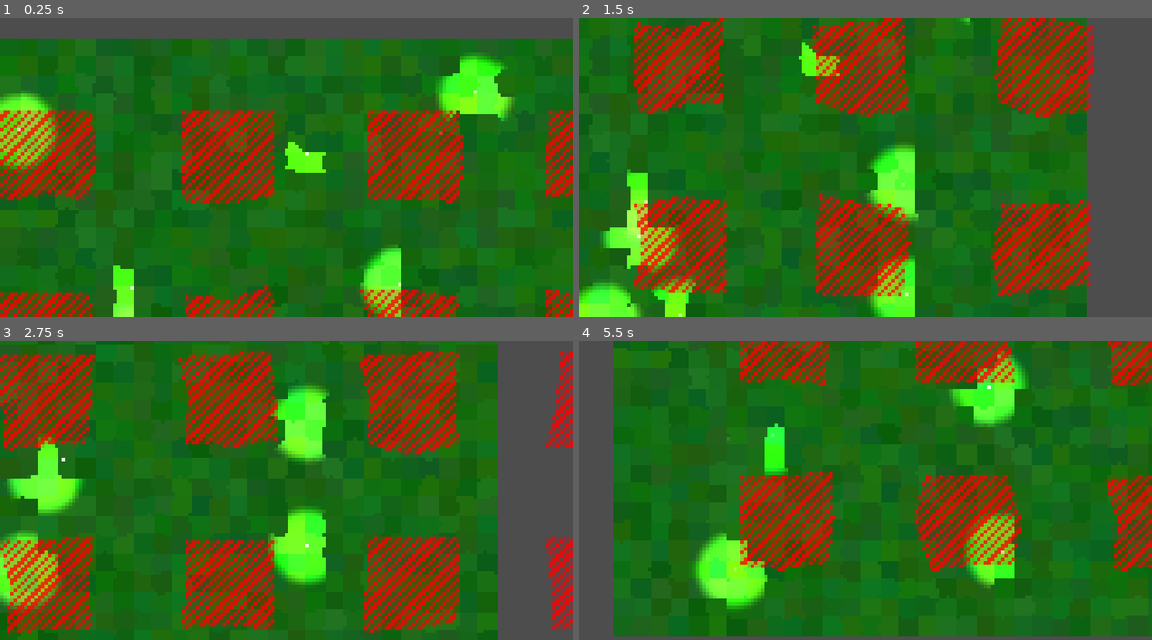
Above: before the commit, frames 1-4 (two rows, left to right).
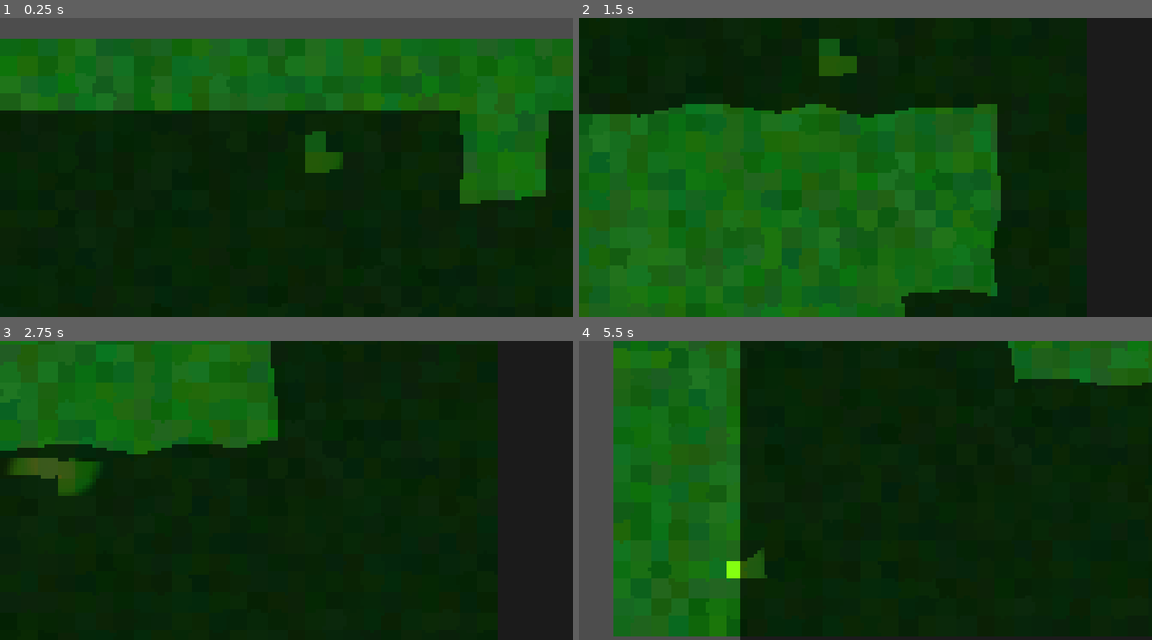
Above: after the commit, the same moments.

Repository: vincent-woelfer/dwarfs-diamonds
Game: Godot game, scene res://scenes/root.tscn
Two runs of this game, one before a commit and one after it. Both use one fixed random seed, a clock stepped at 60 frames per second and the inputs below.
Inputs (mouse positions are in pixels of both pictures, inside the frame that each line leads up to):
- Up to frame 1 (0.25 s): no input
- Up to frame 2 (1.5 s): move the mouse to (991, 152) at 0.52 s; hold Right (ui_right) 0.53-1.28 s; hold S (cam_move_down) 0.53-1.28 s; click (991, 152) at 0.67 s; move the mouse to (750, 182) at 1.27 s; hold Down (ui_down) from 1.28 s (still down); tap A (cam_move_left) at 1.35 s
- Up to frame 3 (2.75 s): move the mouse to (343, 424) at 2.02 s; release Down (ui_down) at 2.03 s; hold Right (ui_right) from 2.03 s (still down); hold D (cam_move_right) from 2.03 s (still down)
- Up to frame 4 (5.5 s): move the mouse to (836, 550) at 2.77 s; release Right (ui_right) at 2.78 s; release D (cam_move_right) at 2.78 s; hold Up (ui_up) 2.78-3.53 s; tap W (cam_move_up) at 2.85 s; click (836, 550) at 2.92 s; move the mouse to (1037, 535) at 3.52 s; hold S (cam_move_down) 3.53-4.28 s; hold Left (ui_left) 3.53-5.03 s; move the mouse to (693, 445) at 4.27 s; tap A (cam_move_left) at 4.35 s; move the mouse to (894, 490) at 5.02 s; hold Down (ui_down) from 5.03 s (still down); hold D (cam_move_right) from 5.03 s (still down); click (894, 490) at 5.17 s

The runs differ from the first frame. In frame 1, 67% of the frame differs, in the area x 0-100%, y 11-100%; in frame 2, 65%; in frame 3, 92%, in the area x 0-100%, y 0-100%; in frame 4, 71%.

Commit message:
Add darken shader for solid walls

Diff:
--- /dev/null
+++ b/assets/materials/unshaded_material.tres
@@ -0,0 +1,4 @@
+[gd_resource type="CanvasItemMaterial" format=3 uid="uid://4mg03qtfgc86"]
+
+[resource]
+light_mode = 1
--- a/scenes/root.tscn
+++ b/scenes/root.tscn
@@ -16,7 +16,7 @@
 shader_parameter/highlight_gap_color = Color(1, 0, 0, 0.2)
 shader_parameter/divisions = 128.0
 shader_parameter/stripe_bias = 1.75
-shader_parameter/speed = 0.02
+shader_parameter/speed = 0.015
 shader_parameter/angle = 0.7854
 shader_parameter/STENCIL_TEXTURE = SubResource("ViewportTexture_jh1ax")
 
--- a/shaders/StencilPostProcess.gdshader
+++ b/shaders/StencilPostProcess.gdshader
@@ -7,12 +7,43 @@
 
 uniform float divisions : hint_range(1.0, 256.0) = 128.0;
 uniform float stripe_bias : hint_range(1.0, 10.0) = 1.75;
-uniform float speed : hint_range(0.0, 10.0) = 0.02;
+uniform float speed : hint_range(0.0, 10.0) = 0.015;
 uniform float angle : hint_range(0.0, 6.283) = 0.7854; // radians
 
 uniform sampler2D SCREEN_TEXTURE : hint_screen_texture, repeat_disable;
 uniform sampler2D STENCIL_TEXTURE: repeat_disable, filter_nearest;
 
+// BLUR
+uniform float blur_radius : hint_range(0.0, 1000.0) = 1000.0;
+
+
+////////////////////////////////////////////////////////////////////////////////////////
+// Gaussian Blur Functions - ONLY GREEN CHANNEL
+float blur_horizontal(sampler2D tex, vec2 uv, float radius) {
+    float col = 0.0;
+    float w_sum = 0.0;
+
+    for (int i = -4; i <= 4; i++) {
+        float weight = exp(-float(i*i) / (2.0 * radius * radius));
+        col += texture(tex, uv + vec2(float(i*5) / float(textureSize(tex, 0).x), 0.0)).g * weight;
+        w_sum += weight;
+    }
+    return col / w_sum;
+}
+
+float blur_vertical(sampler2D tex, vec2 uv, float radius) {
+    float col = 0.0;
+    float w_sum = 0.0;
+
+    for (int i = -4; i <= 4; i++) {
+        float weight = exp(-float(i*i) / (2.0 * radius * radius));
+        col += texture(tex, uv + vec2(0.0, float(i*5) / float(textureSize(tex, 0).y))).g * weight;
+        w_sum += weight;
+    }
+    return col / w_sum;
+}
+
+////////////////////////////////////////////////////////////////////////////////////////
 void fragment() {
     // Get UV in world space
     vec2 uv = SCREEN_UV;  // UV also works
@@ -22,6 +53,12 @@
     vec4 stencil_color = texture(STENCIL_TEXTURE, uv);
 
     bool highlight = (stencil_color.r > 0.5);
+    bool is_solid = (stencil_color.g > 0.5);
+
+    // BLUR
+    float blur_h = blur_horizontal(STENCIL_TEXTURE, uv, blur_radius);
+    float blur_v = blur_vertical(STENCIL_TEXTURE, uv, blur_radius);
+    float blur_strength = (blur_h + blur_v) * 0.5;
 
     // Correct UV for aspect ratio for strip generation only
     float aspect = SCREEN_PIXEL_SIZE.x / SCREEN_PIXEL_SIZE.y;
@@ -37,4 +74,18 @@
         : mix(screen_color, highlight_gap_color, highlight_gap_color.a);
 
     COLOR = highlight ? highlight_color : screen_color;
+
+    // If solid, darken the color a bit
+    if (is_solid) {
+        // blur_strength is [0, 1], 1 meaning total green = total solid
+        // float darken_factor = mix(1.0, 0.2, blur_strength);
+        // float darken_factor = mix(0.7, 0.2, pow(blur_strength, 3.0));
+        float darken_factor = 0.35;
+        COLOR *= darken_factor;
+
+        // Border Drawing
+        // if (blur_strength <= 0.9) {
+            // COLOR.r = 1.0;
+        // }
+    }
 }
--- a/src/Cell.gd
+++ b/src/Cell.gd
@@ -11,8 +11,9 @@
 
 var type: CellType
 var grid_pos: Vector2i
+
 var is_solid: bool
-# var pos: Vector2
+var is_selected: bool = false
 
 # Visuals
 var background_poly: Polygon2D
@@ -22,15 +23,19 @@
 var occluder: LightOccluder2D
 var occluder_poly: OccluderPolygon2D
 
-static var unshaded_material: CanvasItemMaterial = CanvasItemMaterial.new()
+# Selection
+var collision_area: Area2D
+var collision_poly: CollisionPolygon2D
+
+static var unshaded_material: CanvasItemMaterial = preload("res://assets/materials/unshaded_material.tres")
 
 # Methods
-
-func _init(_grid_pos: Vector2i, _type: CellType) -> void:
+func _init(_grid_pos: Vector2i, _type: CellType, _is_solid: bool) -> void:
 	self.grid_pos = _grid_pos
 	self.type = _type
 
-	self.is_solid = randf() <= 0.3
+	# self.is_solid = randf() <= 0.3
+	self.is_solid = _is_solid
 
 
 func _ready() -> void:
@@ -42,41 +47,51 @@
 	background_poly.polygon = _get_cell_polygon(grid_pos.x, grid_pos.y)
 	background_poly.color = Colors.get_cell_color(type, is_solid)
 	background_poly.visibility_layer = (1 << 0) # Layer 1
-	# background_poly.vertex_colors = _get_cell_colors(background_poly.color)
-
 	# Change light mask if solid (no light passes through)
 	if is_solid:
 		background_poly.light_mask = 0
-
 	add_child(background_poly)
 
 	# Stencil
-	if not Engine.is_editor_hint():
-		stencil_poly = Polygon2D.new()
-		stencil_poly.polygon = _get_cell_polygon(grid_pos.x, grid_pos.y)
-		stencil_poly.color = Color8(255, 0, 0) if (grid_pos.x % 2 == 0 and grid_pos.y % 2 == 0) else Color8(0, 0, 0, 0)
-		stencil_poly.visibility_layer = (1 << 1) # Layer 2
-
-		unshaded_material.light_mode = CanvasItemMaterial.LIGHT_MODE_UNSHADED
-		stencil_poly.material = unshaded_material
-		add_child(stencil_poly)
+	stencil_poly = Polygon2D.new()
+	stencil_poly.polygon = _get_cell_polygon(grid_pos.x, grid_pos.y)
+	stencil_poly.visibility_layer = (1 << 1) # Layer 2
+	stencil_poly.material = unshaded_material
+	add_child(stencil_poly)
 
 	# Light Occluder
-	if is_solid:
-		occluder_poly = OccluderPolygon2D.new()
-		occluder_poly.polygon = background_poly.polygon
-		occluder_poly.closed = true
-		occluder_poly.cull_mode = OccluderPolygon2D.CULL_DISABLED
+	occluder_poly = OccluderPolygon2D.new()
+	occluder_poly.polygon = _get_cell_polygon(grid_pos.x, grid_pos.y)
+	occluder_poly.closed = true
+	occluder_poly.cull_mode = OccluderPolygon2D.CULL_DISABLED
 
-		occluder = LightOccluder2D.new()
-		occluder.occluder = occluder_poly
-		add_child(occluder)
+	occluder = LightOccluder2D.new()
+	occluder.occluder = occluder_poly
+	add_child(occluder)
 
-	#####
-	# if randf() <= 0.5:
-		# var mat: Material = background_poly.material
-		# # if mat is ShaderMaterial:
-			# (mat as ShaderMaterial).set_shader_parameter("highlight", true)
+	# Collision (for selection)
+	collision_poly = CollisionPolygon2D.new()
+	collision_poly.polygon = _get_cell_polygon(grid_pos.x, grid_pos.y)
+	collision_area = Area2D.new()
+	collision_area.add_child(collision_poly)
+	add_child(collision_area)
+
+	_process(0.0)
+
+
+func _process(delta: float) -> void:
+	occluder.visible = is_solid
+
+	# Update stencil color (for selection)
+	if Engine.is_editor_hint():
+		stencil_poly.color.r = 0.0
+		stencil_poly.color.g = 0.0
+
+	else:
+		stencil_poly.color.r = 1.0 if is_selected else 0.0
+
+		# Update solid stencil
+		stencil_poly.color.g = 1.0 if is_solid else 0.0
 
 
 func _get_cell_colors(color: Color) -> PackedColorArray:
--- a/src/Level.gd
+++ b/src/Level.gd
@@ -32,9 +32,29 @@
 	# var path: Path = Path.new()
 	# add_child(path)
 
+# 	_randomize_selection()
+
+# func _randomize_selection() -> void:
+# 	for cell in get_children():
+# 		if cell is Cell:
+# 			var c := cell as Cell
+# 			c.is_selected = randf() < 0.2
+
+# 	await Util.await_time(1.0)
+# 	_randomize_selection()
+
+
 func _generate_grid() -> void:
+	var texture: NoiseTexture2D = NoiseTexture2D.new()
+	texture.noise = FastNoiseLite.new()
+	await texture.changed
+	var image := texture.get_image()
+
 	for x in range(Global.LEVEL_WIDTH):
 		for y in range(Global.LEVEL_HEIGHT):
 			var type: Cell.CellType = Cell.CellType.values().pick_random()
-			var c := Cell.new(Vector2i(x, y), type)
+			# var is_solid: bool = randf() <= 0.3
+			var fac := 15.0
+			var is_solid: bool = image.get_pixel(roundi(x * fac), roundi(y * fac)).r > 0.3
+			var c := Cell.new(Vector2i(x, y), type, is_solid)
 			add_child(c)
--- a/src/Util.gd
+++ b/src/Util.gd
@@ -45,3 +45,51 @@
 	if abs(goal - curr) < EPSILON:
 		return goal
 	return lerp(curr, goal, 1.0 - exp(-speed * delta))
+
+
+########################################################################
+# Physics stuff
+########################################################################
+static func get_scene_root() -> Node2D:
+	if Engine.is_editor_hint():
+		return EditorInterface.get_edited_scene_root() as Node2D
+	else:
+		return (Engine.get_main_loop() as SceneTree).current_scene as Node2D
+
+########################################################################
+# Timing & Waiting
+########################################################################
+static func await_until(node: Node2D, condition: Callable) -> void:
+	while not condition.call():
+		await node.get_tree().physics_frame
+
+static func await_time(time: float) -> void:
+	await get_scene_root().get_tree().create_timer(time).timeout
+
+
+static func delete_after(time: float, node: Node2D) -> void:
+	if node == null:
+		return
+	timer_one_shot(time, Callable(node, "queue_free"))
+
+
+static func timer(time: float, timeout_callable: Callable, one_shot: bool = false) -> Timer:
+	var t := Timer.new()
+	t.wait_time = time
+	t.one_shot = one_shot
+	t.autostart = true
+	t.timeout.connect(timeout_callable)
+	return t
+
+static func timer_one_shot(time: float, timeout_callable: Callable) -> void:
+	var scene_tree_timer := get_scene_root().get_tree().create_timer(time)
+	scene_tree_timer.timeout.connect(timeout_callable)
+
+
+## Returns the time since the game started in seconds
+static func now() -> float:
+	return (Time.get_ticks_msec() / 1000.0) as float
+
+## Returns true if the given duration has passed since start_time
+static func has_time_passed(timestamp: float, duration: float) -> bool:
+	return now() - timestamp >= duration
--- a/src/autoloads/Global.gd
+++ b/src/autoloads/Global.gd
@@ -44,10 +44,11 @@
 	var size: Vector2i = get_viewport().get_visible_rect().size
 	# print("Updated Window Size to: ", size)
 
-	var post_process_canvas_layer: PostProcessCanvasLayer = get_tree().root.get_node("root/PostProcessCanvasLayer")
-	if post_process_canvas_layer:
-		post_process_canvas_layer.update_size(size)
+	if not Engine.is_editor_hint():
+		var post_process_canvas_layer: PostProcessCanvasLayer = get_tree().root.get_node("root/PostProcessCanvasLayer")
+		if post_process_canvas_layer:
+			post_process_canvas_layer.update_size(size)
 
-	var stencil_viewport: StencilViewport = get_tree().root.get_node("root/StencilViewport")
-	if stencil_viewport:
-		stencil_viewport.update_size(size)
+		var stencil_viewport: StencilViewport = get_tree().root.get_node("root/StencilViewport")
+		if stencil_viewport:
+			stencil_viewport.update_size(size)
